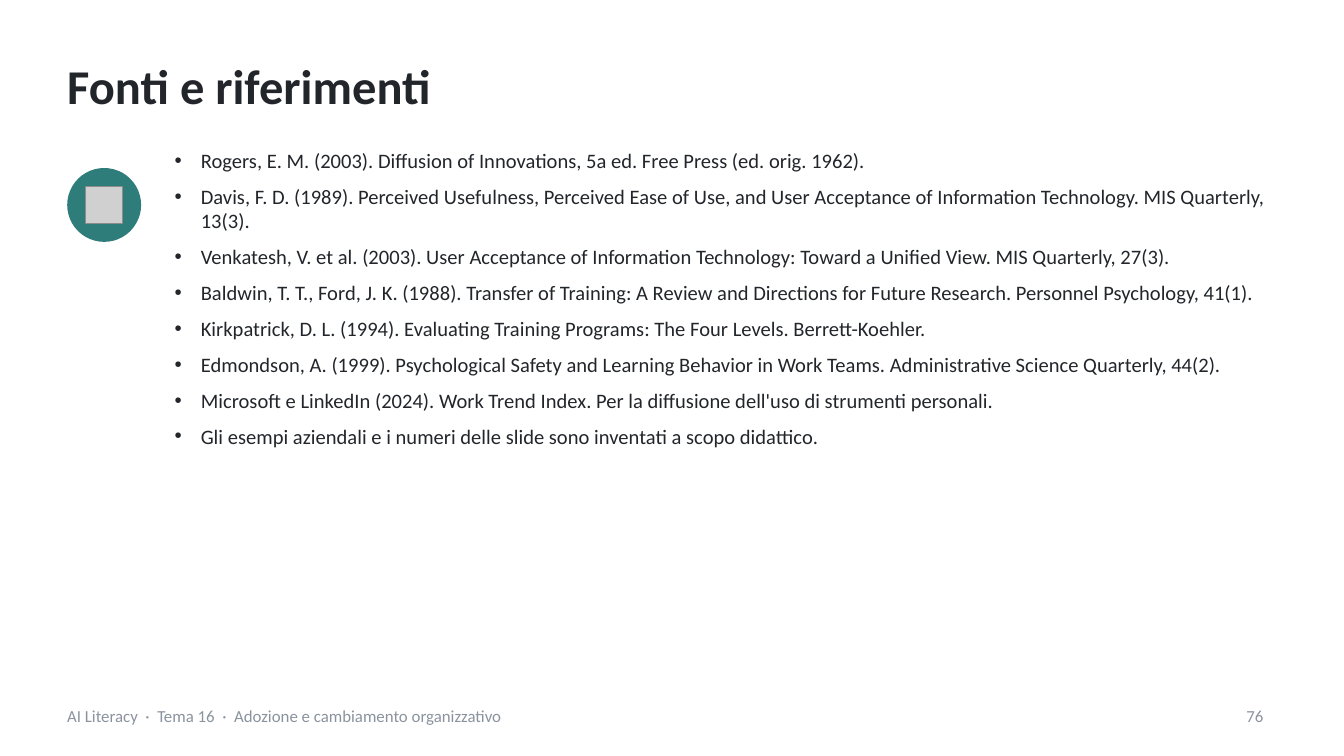
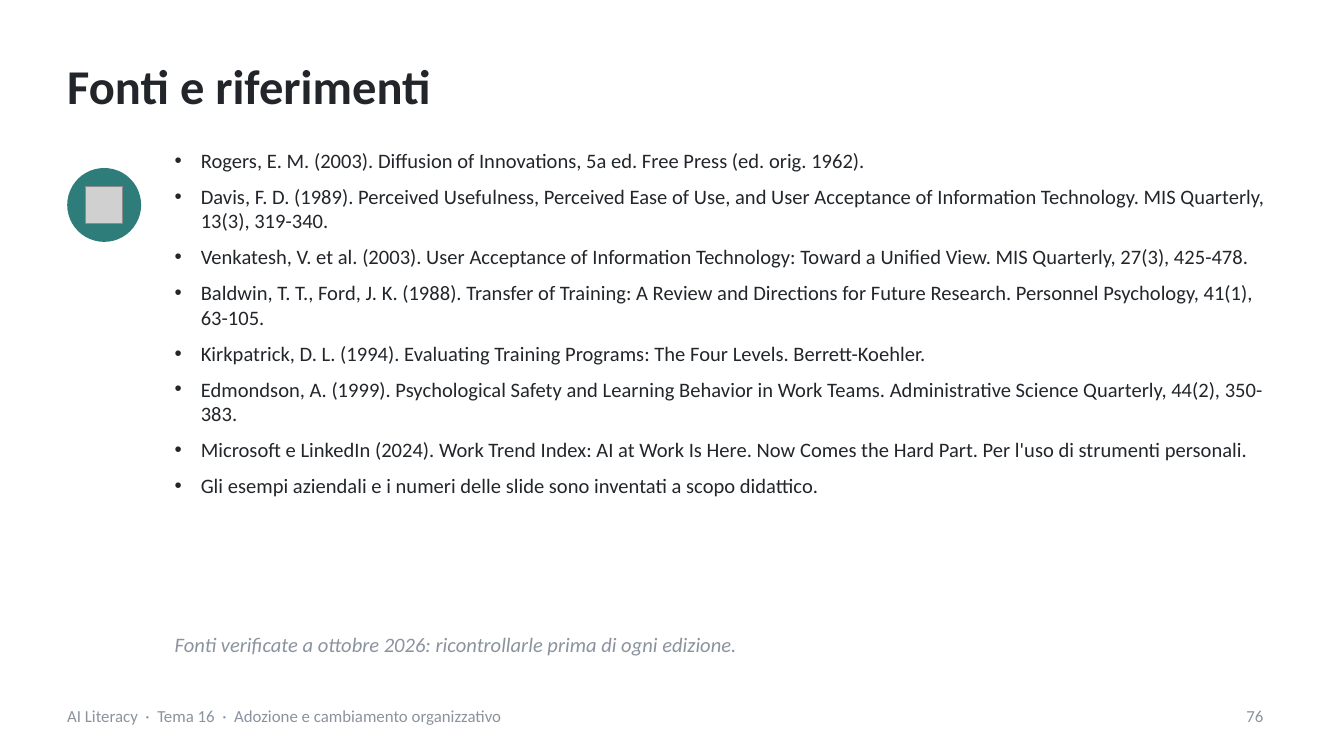
Before and after one commit to NetAi-IT/Formazione-AI-Literacy-Official, a slide deck: slide 76 of Base/Tema16_Adozione_AI_cambiamento_organizzativo.pptx. Drawn at 1344x756 pixels with LibreOffice and Linux fonts; fonts in the diff are those of the drawing; grey boxes stand for pictures. Boxes give left, top, right and bottom in pixels: in the first picture for what was removed or moved away, otherwise in the second. Text is boxed around its words. In the diff, an @@ line names an element or a change of style, - is before the commit and + after.

```diff
--- a/Base/Tema16_Adozione_AI_cambiamento_organizzativo.pptx
+++ b/Base/Tema16_Adozione_AI_cambiamento_organizzativo.pptx
@@ text at [201,189,1263,325]: text changed @@
-• Davis, F. D. (1989). Perceived Usefulness, Perceived Ease of Use, and User Acceptance of Information Technology. MIS Quarterly, 13(3).
-• Venkatesh, V. et al. (2003). User Acceptance of Information Technology: Toward a Unified View. MIS Quarterly, 27(3).
-• Baldwin, T. T., Ford, J. K. (1988). Transfer of Training: A Review and Directions for Future Research. Personnel Psychology, 41(1).
+• Davis, F. D. (1989). Perceived Usefulness, Perceived Ease of Use, and User Acceptance of Information Technology. MIS Quarterly, 13(3), 319-340.
+• Venkatesh, V. et al. (2003). User Acceptance of Information Technology: Toward a Unified View. MIS Quarterly, 27(3), 425-478.
+• Baldwin, T. T., Ford, J. K. (1988). Transfer of Training: A Review and Directions for Future Research. Personnel Psychology, 41(1), 63-105.
@@ text at [201,382,1263,461]: text changed @@
-• Edmondson, A. (1999). Psychological Safety and Learning Behavior in Work Teams. Administrative Science Quarterly, 44(2).
-• Microsoft e LinkedIn (2024). Work Trend Index. Per la diffusione dell'uso di strumenti personali.
+• Edmondson, A. (1999). Psychological Safety and Learning Behavior in Work Teams. Administrative Science Quarterly, 44(2), 350-383.
+• Microsoft e LinkedIn (2024). Work Trend Index: AI at Work Is Here. Now Comes the Hard Part. Per l'uso di strumenti personali.
@@ text added at [175,638,736,656], 11 pt, text #8A939E, italic @@
+Fonti verificate a ottobre 2026: ricontrollarle prima di ogni edizione.
```
Also in this commit, not shown: 28 other slides changed, 1 slide added, 1 slide removed, 8 other files.
